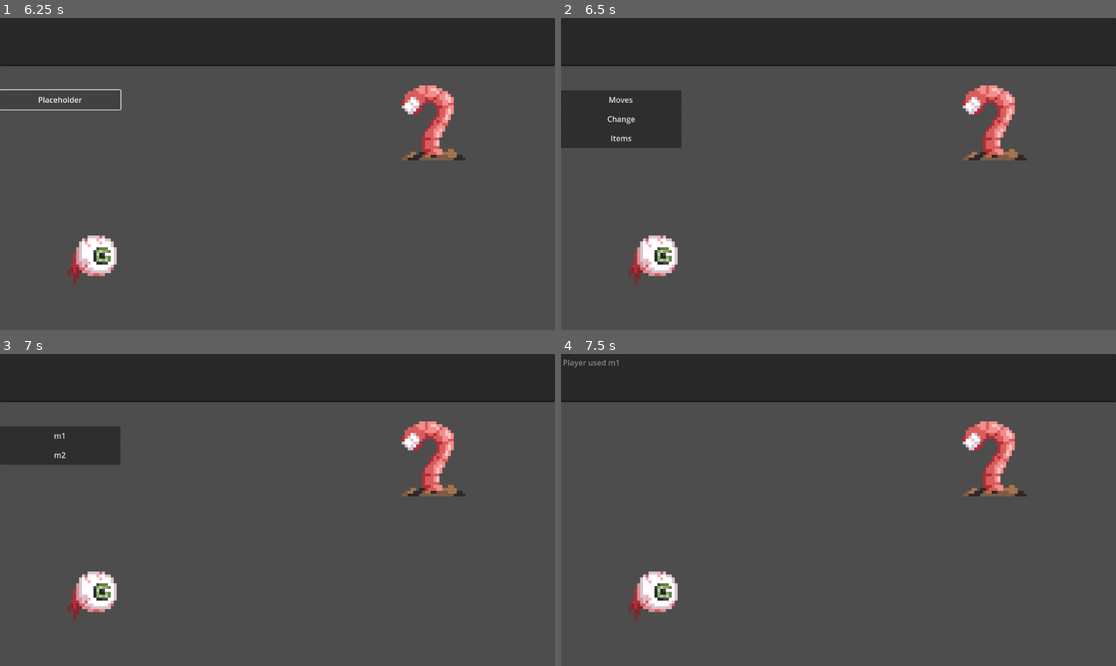
Above: before the commit, frames 1-4 (two rows, left to right).
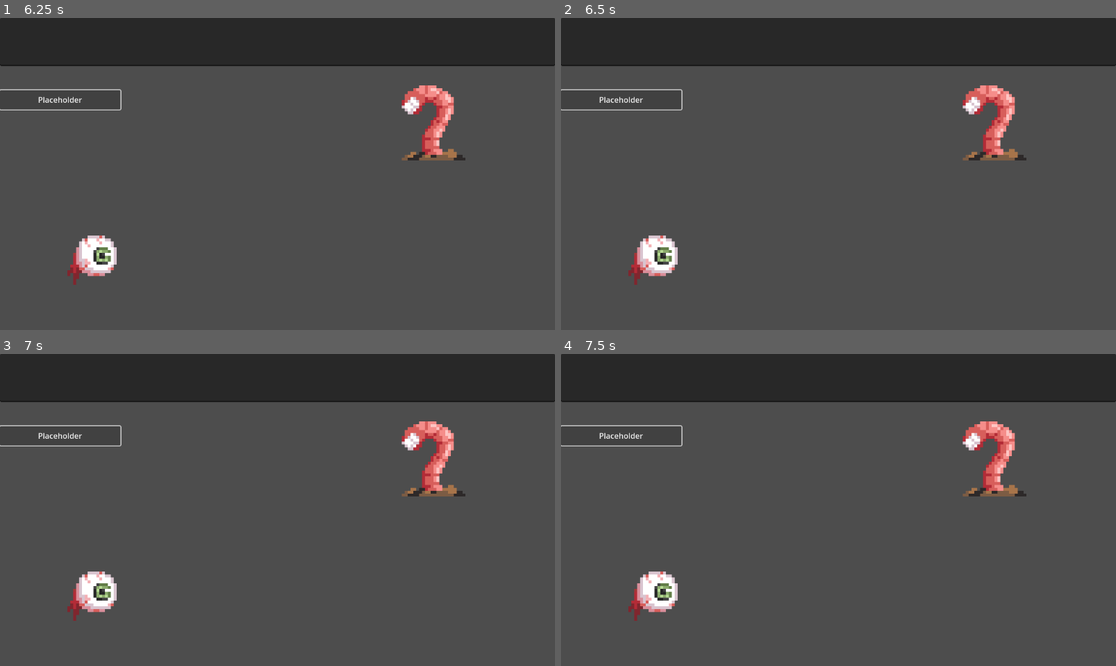
Above: after the commit, the same moments.

Repository: Vipul-Vaibhav27/TurnBasedRPG
Game: Godot game, scene res://Scenes/combat_scene.tscn
Same seed, same stepped clock (60 frames per second), same inputs: the game is played once before the commit and once after it.
Inputs:
- Up to frame 1 (6.25 s): click "Placeholder" at 0.5 s; click "Placeholder" at 1.25 s; click "Placeholder" at 2 s; tap Enter at 2.75, 4.25, 5.75 s; tap Space at 3.5, 5 s
- Up to frame 2 (6.5 s): tap Escape (ui_cancel) at 6.4 s
- Up to frame 3 (7 s): click "Moves" (after the commit: "Placeholder") at 6.5 s
- Up to frame 4 (7.5 s): click "m1" (after the commit: "Placeholder") at 7.25 s

Frame 1 is identical in both runs. In frame 2, 2.9% of the frame differs, in the area x 0-22%, y 22-42%; in frame 3, 1.6%; in frame 4, 0.4%.

Commit message:
Seperated moves, actions, items and changed UI slightly

Diff:
--- a/Scripts/UI/combat_player_ui.gd
+++ b/Scripts/UI/combat_player_ui.gd
@@ -11,7 +11,10 @@
 
 var menu_walk_string = ""
 
-signal action_to_execute(action)
+signal item_to_use(item)
+signal change_to_pokemon(new_pokemon)
+signal move_to_use(move)
+
 signal write_to_log(text)
 
 # Called when the node enters the scene tree for the first time.
@@ -24,33 +27,21 @@
 	for item in items:
 		if (items[item] != 0):
 			player_actions["Items"][item] = int(items[item])
+	player_actions["Items"]["Back"] = 0
 
+	var err;
 	# Signal inform item chosen by player
 	if (action_menu.has_signal("player_chose_item")):
-		var err = action_menu.player_chose_item.connect(update_action.bind())
+		err = action_menu.player_chose_item.connect(update_action.bind())
 		if (err != OK):
 			printerr("Unable to connect menu. Error: ", error_string(err))
 	else:
 		printerr("Combat UI: No signal to notify menu item picked")
 
 	# Signal inform item to write to log
-	var err = write_to_log.connect(update_log.bind())
+	err = write_to_log.connect(update_log.bind())
 	if (err != OK):
 		printerr("Unable to connect logger. Error: ", error_string(err))
-
-# Handling input
-func _unhandled_input(event):
-	# TO_DO: FIND BETTER WAY OF HANDLING INPUT
-
-	if event is InputEventKey:
-		if event.pressed and event.is_action_pressed("ui_cancel"):
-
-			var menu_walk = menu_walk_string.split("/")
-			if (menu_walk.size() != 1):
-				menu_walk.remove_at(menu_walk.size() - 1)
-			menu_walk_string = "/".join(menu_walk)
-
-			draw_action_menu()
 
 # Function to draw and update action menu UI as per user
 func draw_action_menu():
@@ -69,16 +60,27 @@
 		if (action_type == "int"):
 			menu_walk_string = ""
 			action_list = {}
-			write_to_log.emit("Player used " + action)
-			action_to_execute.emit(action)
-			break
+
+			if ("Moves" in menu_walk):
+				move_to_use.emit(action)
+			elif ("Items" in menu_walk):
+				item_to_use.emit(action)
+			else:
+				change_to_pokemon.emit(action)
+			return
 
 		action_list = action_list[action]
 
 	action_menu.create_menu(action_list, Vector2(250,40))
 
 func update_action(action):
-	menu_walk_string += ("/" + action)
+	if (action == "Back"):
+		var menu_walk = menu_walk_string.split("/")
+		menu_walk.remove_at(menu_walk.size() - 1)
+		menu_walk_string = "/".join(menu_walk)
+
+	else:
+		menu_walk_string += ("/" + action)
 	draw_action_menu()
 
 # Function for updating battle log
@@ -118,7 +120,9 @@
 	for move in pokemon.active_moves:
 		if (move.current_pp != 0): # If no more moves exist, don't show them
 			player_actions["Moves"][move.move_data.name] = move.current_pp
+	player_actions["Moves"]["Back"] = 0
 
 func _on_player_character_all_player_pokemon(pokemon_instances: Variant) -> void:
 	for pokemon in pokemon_instances:
 		player_actions["Change"][pokemon] = 0
+	player_actions["Change"]["Back"] = 0
